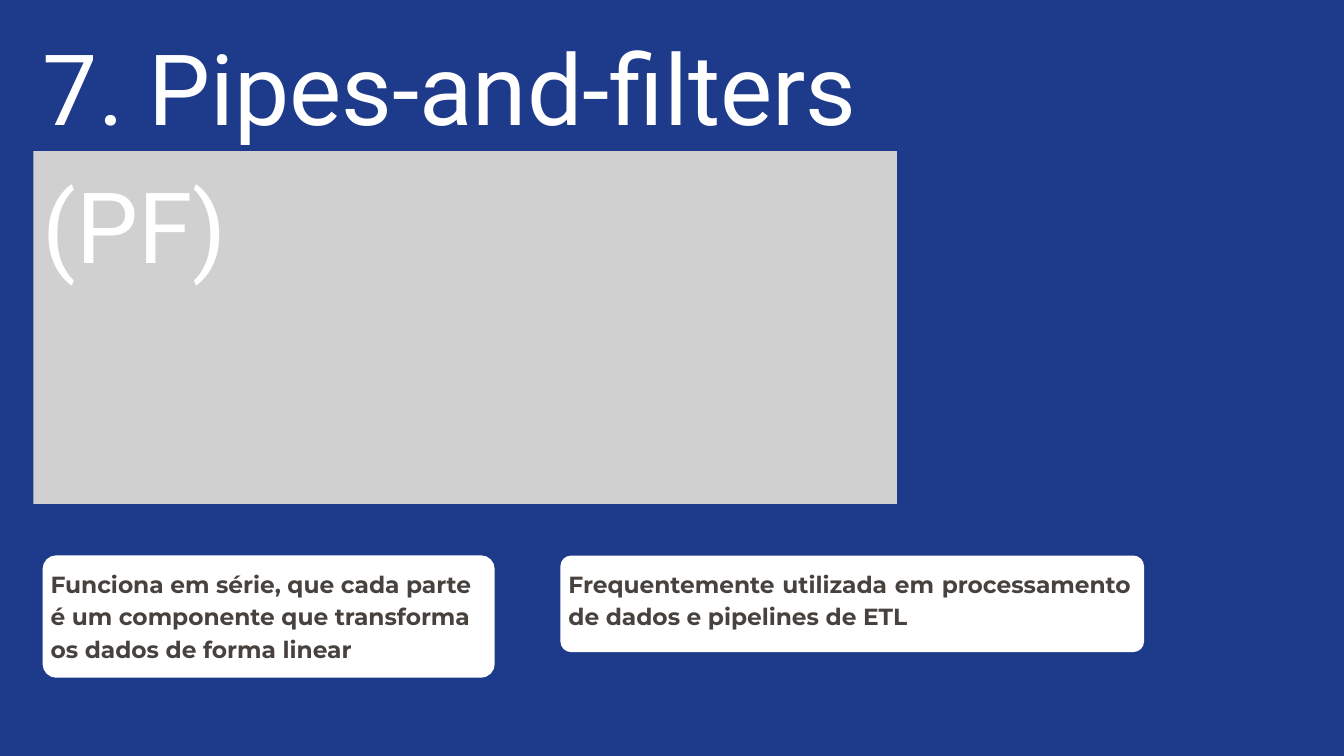
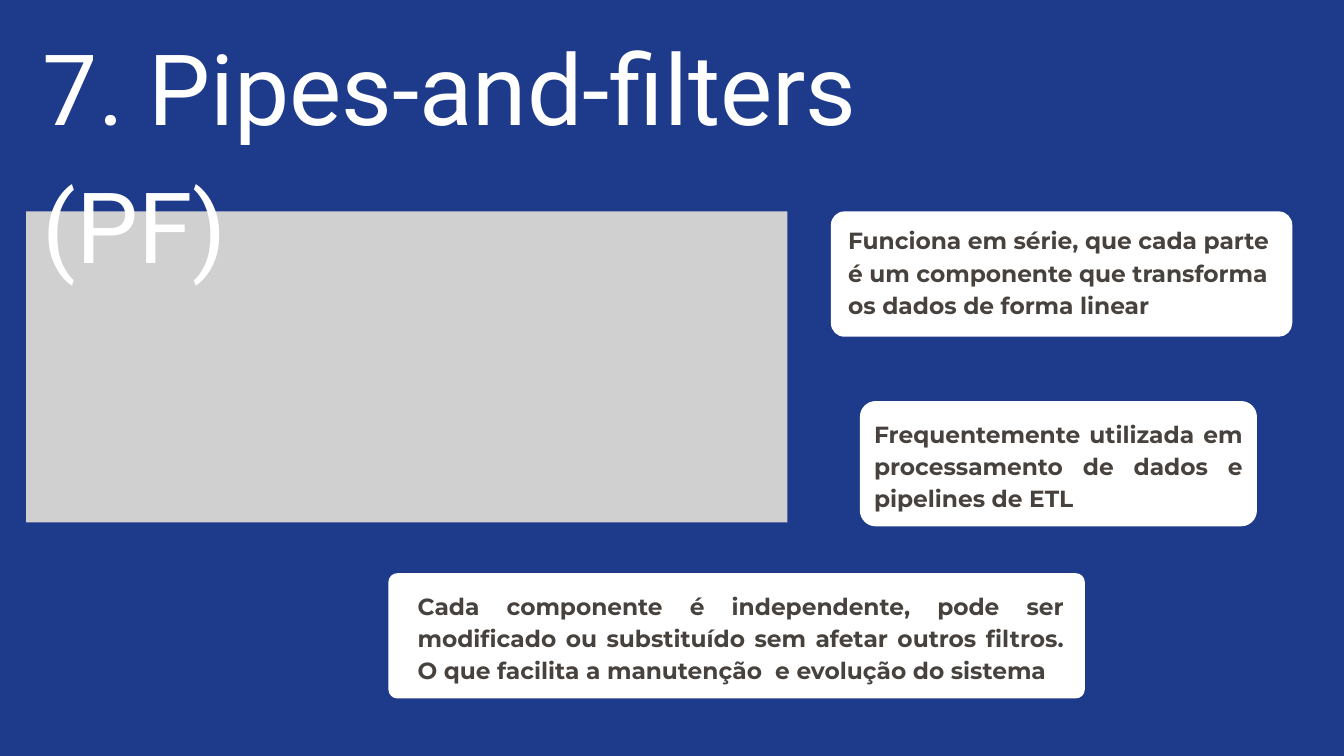
Before and after one commit to Liche008/Eng-Soft2-Grupo2, a slide deck: slide 12 of Apresentacao.pptx. Drawn at 1344x756 pixels with LibreOffice and Linux fonts; fonts in the diff are those of the drawing; grey boxes stand for pictures. Boxes give left, top, right and bottom in pixels: in the first picture for what was removed or moved away, otherwise in the second. Text is boxed around its words. In the diff, an @@ line names an element or a change of style, - is before the commit and + after.

```diff
--- a/Apresentacao.pptx
+++ b/Apresentacao.pptx
@@ picture: place and size @@
-picture at [34,151,897,504]
+picture at [26,212,788,523]
@@ freeform shape: place and size @@
-freeform shape at [42,555,495,677]
+freeform shape at [831,212,1292,337]
@@ text "Funciona em série, que cada ...": place and size @@
-text "Funciona em série, que cada ..." at [51,574,471,658]
+text "Funciona em série, que cada ..." at [848,230,1269,314]
@@ freeform shape: place and size @@
-freeform shape at [560,556,1144,653]
+freeform shape at [860,401,1257,526]
@@ text "Frequentemente utilizada em processamento de ..." rewrapped from [568,574,1131,630] to [874,424,1243,512] @@
@@ freeform shape added at [388,573,1085,698], fill #FFFFFF @@
@@ text added at [418,596,1064,685], 25 pt, text #47423E, bold @@
+Cada componente é independente, pode ser modificado ou substituído sem afetar outros filtros. O que facilita a manutenção e evolução do sistema
```
Also in this commit, not shown: 4 other slides changed.
